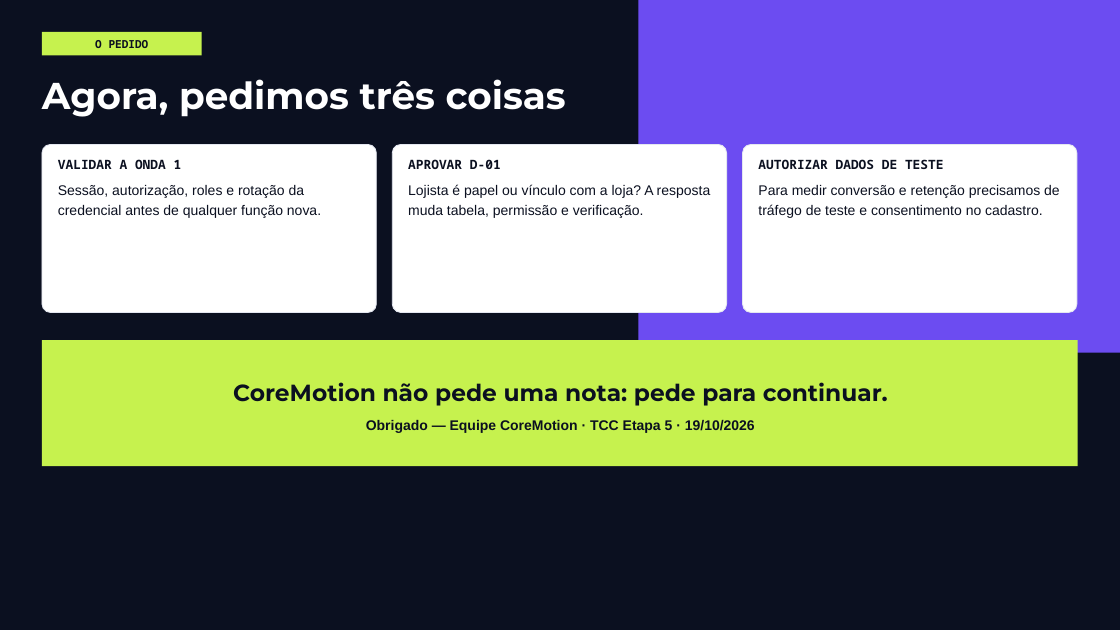
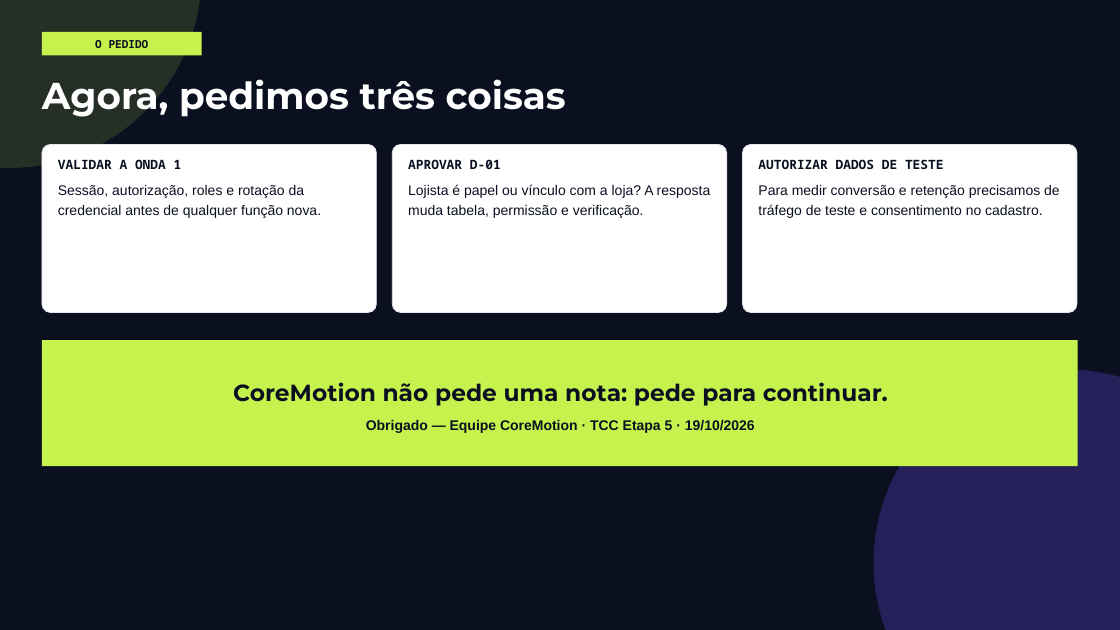
Before and after one commit to FeufeuP/-CoreMotion, a slide deck: slide 15 of docs/etapa-5/pessoa-4/apresentacao/CoreMotion-Pitch-animado.pptx. Drawn at 1120x630 pixels with LibreOffice and Linux fonts; fonts in the diff are those of the drawing. Boxes give left, top, right and bottom in pixels: in the first picture for what was removed or moved away, otherwise in the second. Text is boxed around its words. In the diff, an @@ line names an element or a change of style, - is before the commit and + after.

```diff
--- a/docs/etapa-5/pessoa-4/apresentacao/CoreMotion-Pitch-animado.pptx
+++ b/docs/etapa-5/pessoa-4/apresentacao/CoreMotion-Pitch-animado.pptx
@@ ellipse added at [0, 0, 202, 168], fill #C6F24E at 14% opacity @@
@@ rectangle removed at [639, 0, 1120, 353] @@
@@ ellipse added at [874, 370, 1120, 630], fill #6C4CF1 at 28% opacity @@
```
Also in this commit, not shown: 10 other slides changed, 5 other files.
